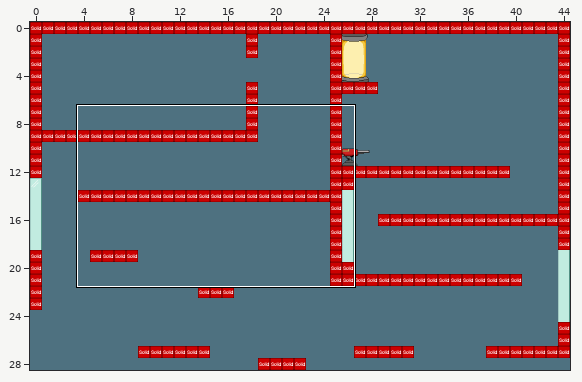
Two states of a Tiled map, GitHub/data/tileset/level2.tmx. Above: a wide view before the commit, with the close-up outlined.
Close-up. Before:
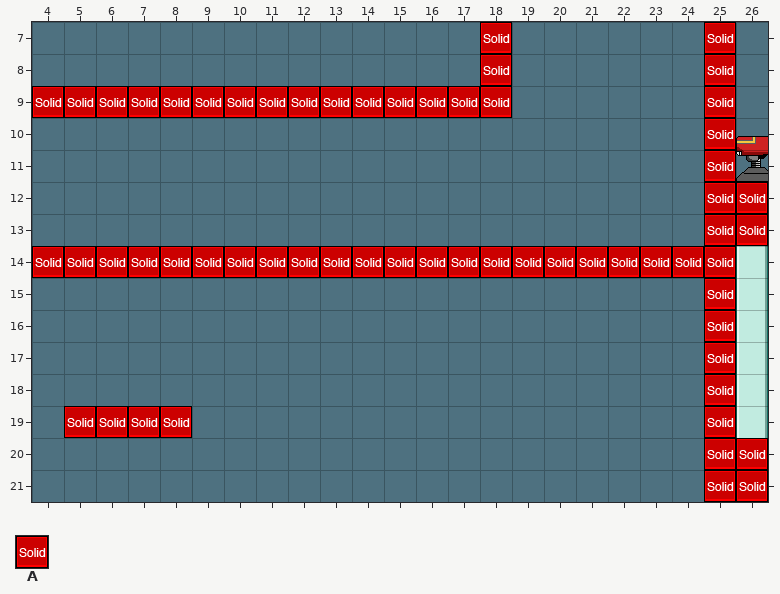
Cells are 32x32 px. Shown: x 4..26, y 7..21. The commit also changed other parts of the map, which this record leaves out.
Key: from "metatiles32x32": A 0 "solid".
_ is an empty cell.
Layers that did not change in this view are not listed.
Layer "collision" before, first column x 4:
 7 ______________A______A_
 8 ______________A______A_
 9 AAAAAAAAAAAAAAA______A_
10 _____________________A_
11 _____________________A_
12 _____________________AA
13 _____________________AA
14 AAAAAAAAAAAAAAAAAAAAAA_
15 _____________________A_
16 _____________________A_
17 _____________________A_
18 _____________________A_
19 _AAAA________________A_
20 _____________________AA
21 _____________________AA
New version:
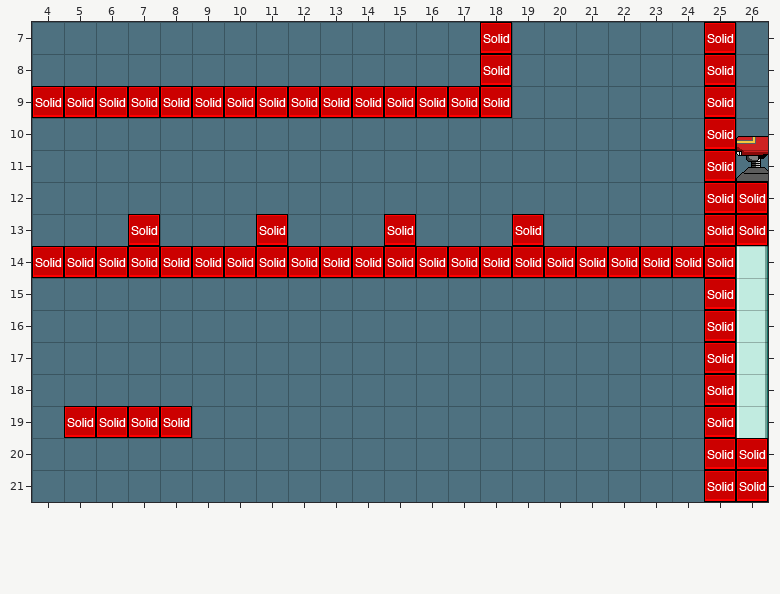
Changes in this commit:
Changed rows in their new state; . is an unchanged cell.
Layer "collision":
first column x 7:
13 A...A...A...A
Pixel boxes of the changes (left, top, right, bottom) in both close-ups:
added: (128, 214, 160, 246)
added: (256, 214, 288, 246)
added: (384, 214, 416, 246)
added: (512, 214, 544, 246)
